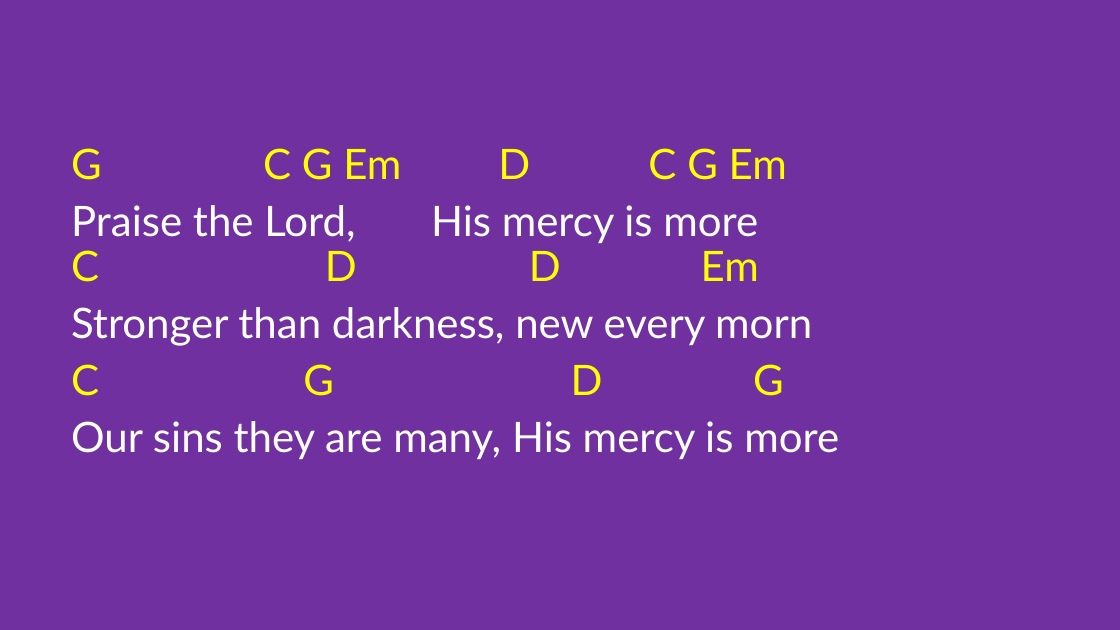
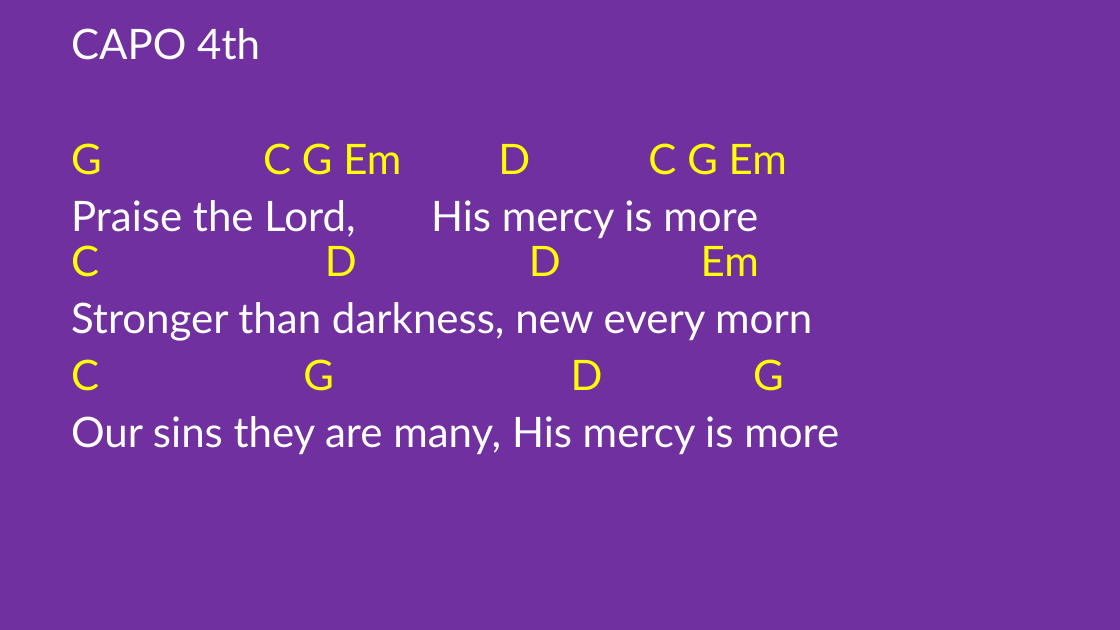
Before and after one commit to kendall412/worship, a slide deck: slide 2 of His Mercy is More-CH.pptx. Drawn at 1120x630 pixels with LibreOffice and Linux fonts; fonts in the diff are those of the drawing. Boxes give left, top, right and bottom in pixels: in the first picture for what was removed or moved away, otherwise in the second. Text is boxed around its words. In the diff, an @@ line names an element or a change of style, - is before the commit and + after.

```diff
--- a/His Mercy is More-CH.pptx
+++ b/His Mercy is More-CH.pptx
@@ subtitle at (71, 28, 260, 60): paragraph added @@
+CAPO 4th
```
Also in this commit, not shown: 7 other files.
